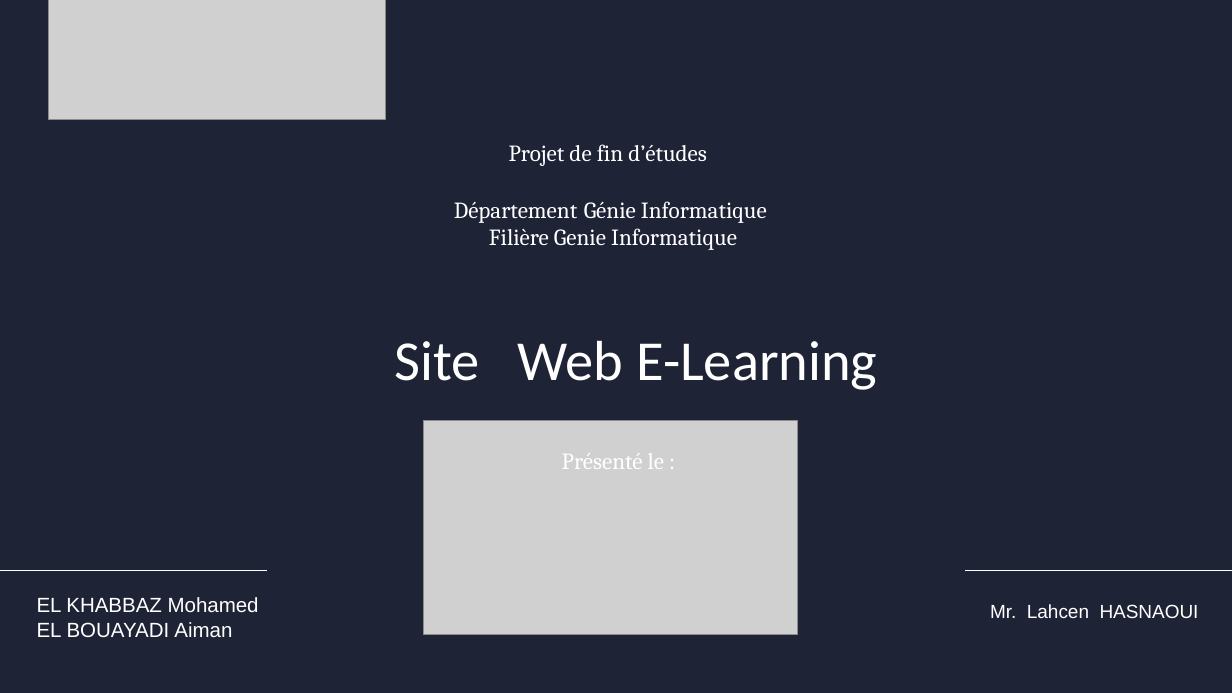
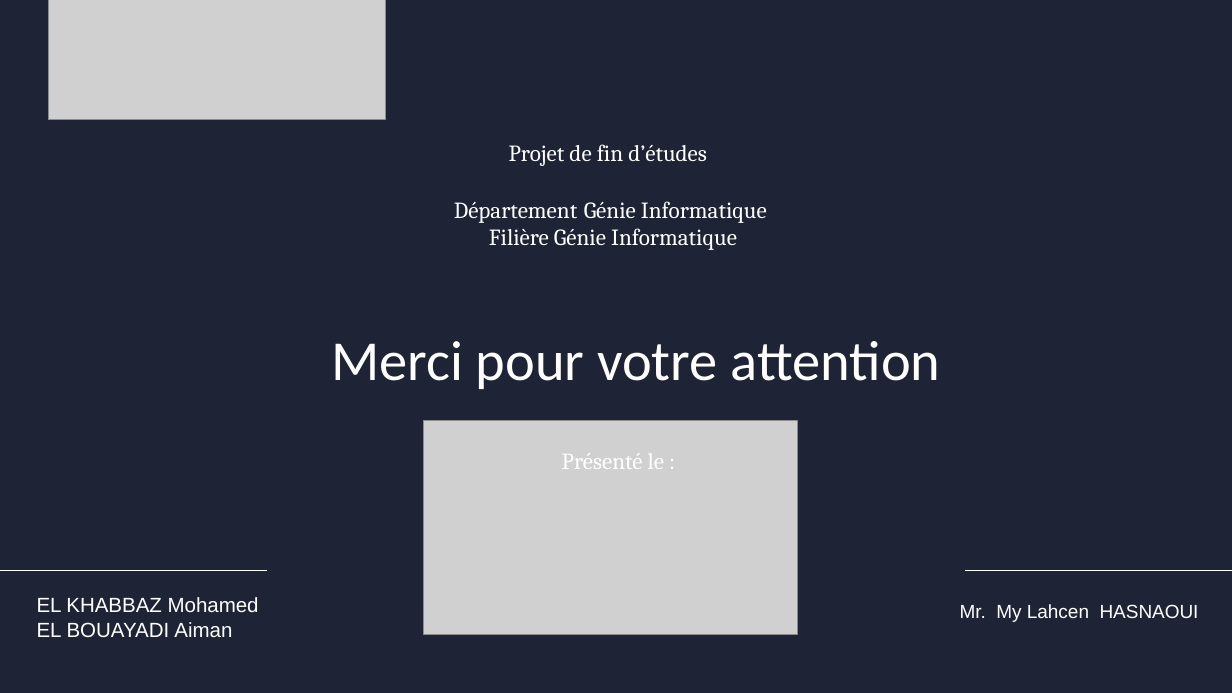
Before and after one commit to MF-13/E-Learning_Platforme, a slide deck: slide 25 of Présentation_PFE1.pptx. Drawn at 1232x693 pixels with LibreOffice and Linux fonts; fonts in the diff are those of the drawing; grey boxes stand for pictures; background and template pictures are left out. Boxes give left, top, right and bottom in pixels: in the first picture for what was removed or moved away, otherwise in the second. Text is boxed around its words. In the diff, an @@ line names an element or a change of style, - is before the commit and + after.

```diff
--- a/Présentation_PFE1.pptx
+++ b/Présentation_PFE1.pptx
@@ text at [489, 228, 737, 250]: text changed @@
-Filière Genie Informatique
+Filière Génie Informatique
@@ title at [331, 341, 941, 389]: text changed @@
-Site Web E-Learning
+Merci pour votre attention
@@ text at [960, 604, 1199, 622]: text changed @@
-Mr. Lahcen HASNAOUI
+Mr. My Lahcen HASNAOUI
```
Also in this commit, not shown: 5 other files.
